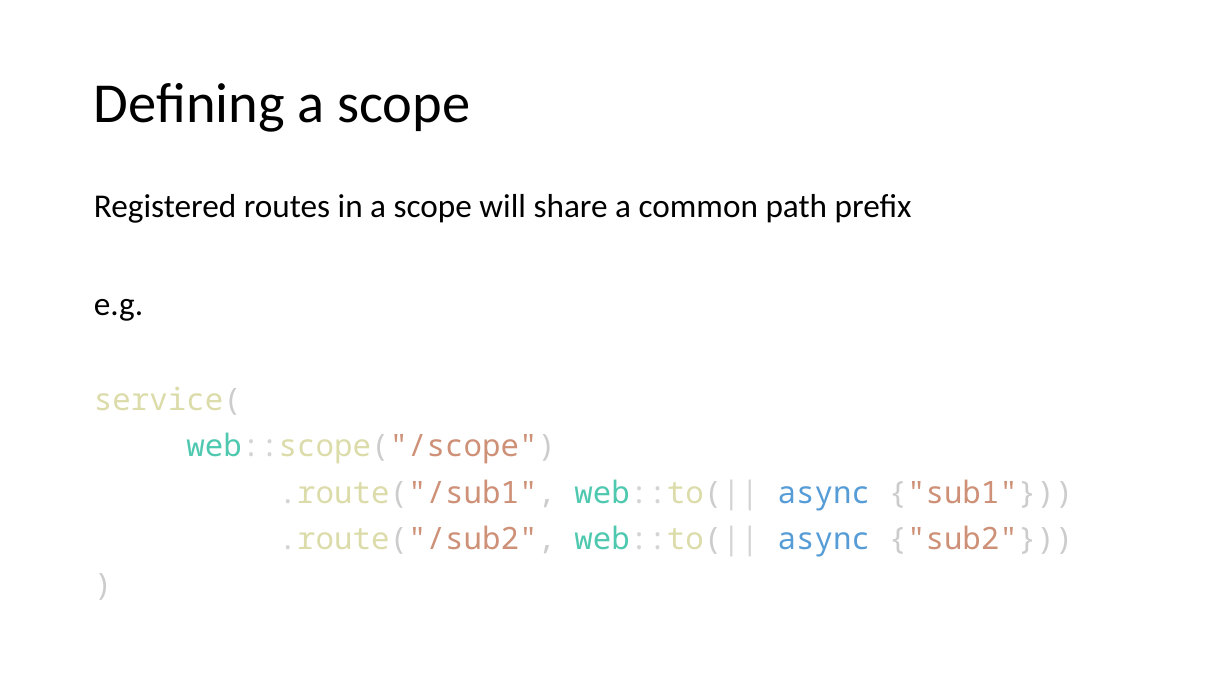
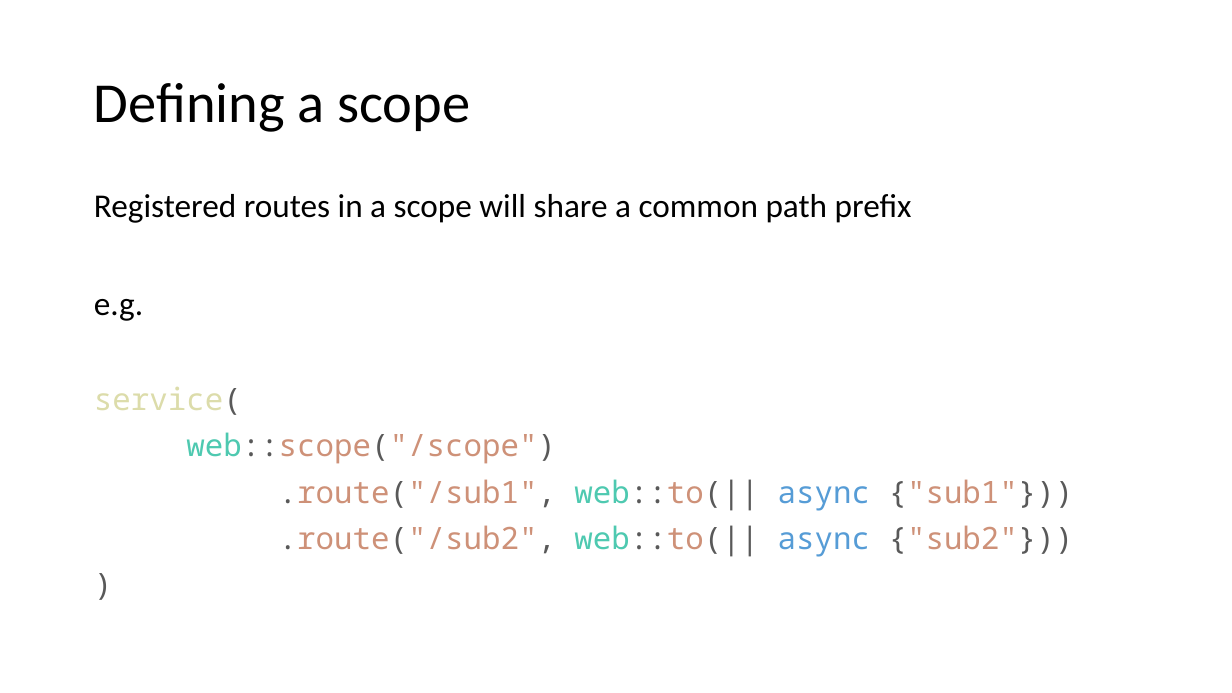
Before and after one commit to floscodes/actix_talk, a slide deck: slide 7 of Pres.pptx. Drawn at 1232x693 pixels with LibreOffice and Linux fonts; fonts in the diff are those of the drawing. Boxes give left, top, right and bottom in pixels: in the first picture for what was removed or moved away, otherwise in the second. Text is boxed around its words. In the diff, an @@ line names an element or a change of style, - is before the commit and + after.

```diff
--- a/Pres.pptx
+++ b/Pres.pptx
@@ text at <box>94,387,1074,557</box>: text colour #CCCCCC to #595959 in "service(", "web::scope("/scope")", ".route("/sub1", web::to(|| {"sub1"}))", ".route("/sub2", web::to(|| {"sub2"}))" and 1 more places; text colour #D4D4D4 to #595959, text colour #DCDCAA to #CE9178 in "web::scope("/scope")", ".route("/sub1", web::to(||", ".route("/sub2", web::to(||" @@
```
Also in this commit, not shown: 10 other slides changed, 1 other file.
